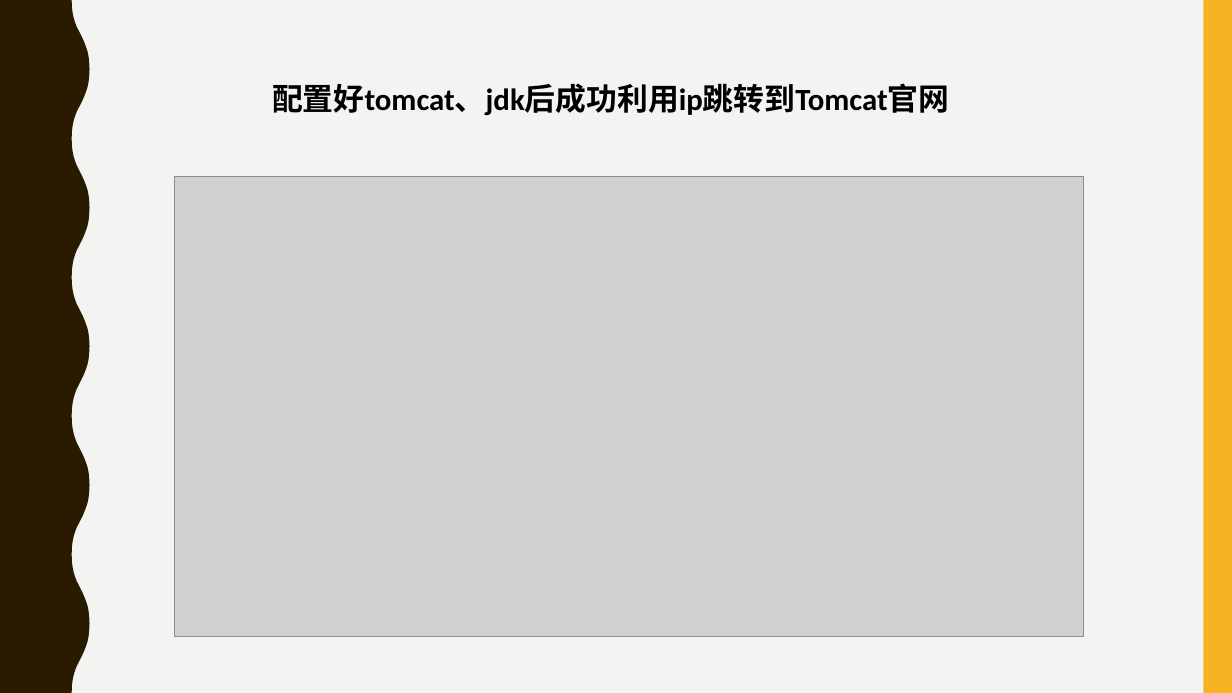
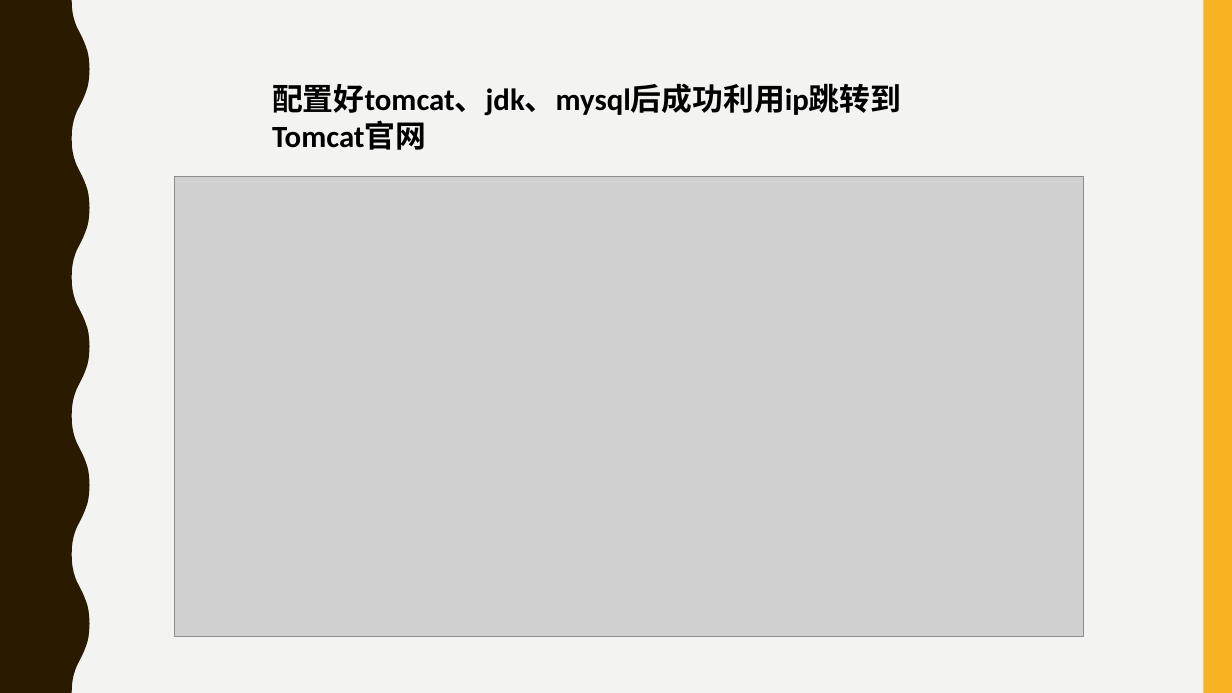
Before and after one commit to Xiehao999/library-system, a slide deck: slide 10 of 第17小组项目最终PPT.pptx (slide 5 before the commit). Drawn at 1232x693 pixels with LibreOffice and Linux fonts; fonts in the diff are those of the drawing; grey boxes stand for pictures. Boxes give left, top, right and bottom in pixels: in the first picture for what was removed or moved away, otherwise in the second. Text is boxed around its words. In the diff, an @@ line names an element or a change of style, - is before the commit and + after.

```diff
--- a/第17小组项目最终PPT.pptx
+++ b/第17小组项目最终PPT.pptx
@@ text at [272,83,901,116]: text changed @@
-配置好tomcat、jdk后成功利用ip跳转到Tomcat官网
+配置好tomcat、jdk、mysql后成功利用ip跳转到Tomcat官网
```
Also in this commit, not shown: 4 other slides changed, 4 slides added, 1 slide removed.
